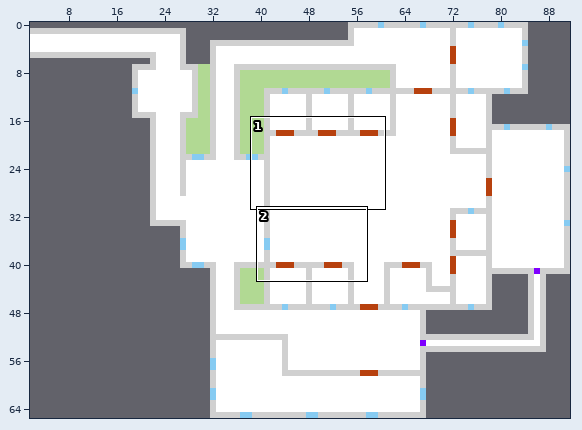
Tiled map: Resources/Levels/Radme/Cal/Blueprints/Castle/Prison internal.tmx. Above: a wide view before the commit, with the close-up outlined.
Close-up. Earlier state:
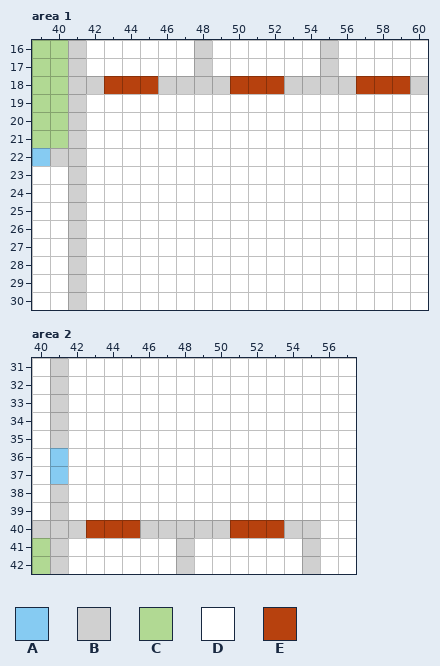
Cells are 32x32 px. Shown: area 1 x 39..60, y 16..30; area 2 x 40..57, y 31..42. The commit also changed other parts of the map, which this record leaves out.
Key: from "Miky Blue Print": A 0 "azure", B 1 "gray", C 2 "green", D 3 "white", E 5 "rust".
_ is an empty cell.
Layer "Livello tile 1" before, area 1, first column x 39:
16 CCBDDDDDDBDDDDDDBDDDDD
17 CCBDDDDDDBDDDDDDBDDDDD
18 CCBBEEEBBBBEEEBBBBEEEB
19 CCBDDDDDDDDDDDDDDDDDDD
20 CCBDDDDDDDDDDDDDDDDDDD
21 CCBDDDDDDDDDDDDDDDDDDD
22 ABBDDDDDDDDDDDDDDDDDDD
23 DDBDDDDDDDDDDDDDDDDDDD
24 DDBDDDDDDDDDDDDDDDDDDD
25 DDBDDDDDDDDDDDDDDDDDDD
26 DDBDDDDDDDDDDDDDDDDDDD
27 DDBDDDDDDDDDDDDDDDDDDD
28 DDBDDDDDDDDDDDDDDDDDDD
29 DDBDDDDDDDDDDDDDDDDDDD
30 DDBDDDDDDDDDDDDDDDDDDD
Layer "Livello tile 1" before, area 2, first column x 40:
31 DBDDDDDDDDDDDDDDDD
32 DBDDDDDDDDDDDDDDDD
33 DBDDDDDDDDDDDDDDDD
34 DBDDDDDDDDDDDDDDDD
35 DBDDDDDDDDDDDDDDDD
36 DADDDDDDDDDDDDDDDD
37 DADDDDDDDDDDDDDDDD
38 DBDDDDDDDDDDDDDDDD
39 DBDDDDDDDDDDDDDDDD
40 BBBEEEBBBBBEEEBBDD
41 CBDDDDDDBDDDDDDBDD
42 CBDDDDDDBDDDDDDBDD
And afterwards:
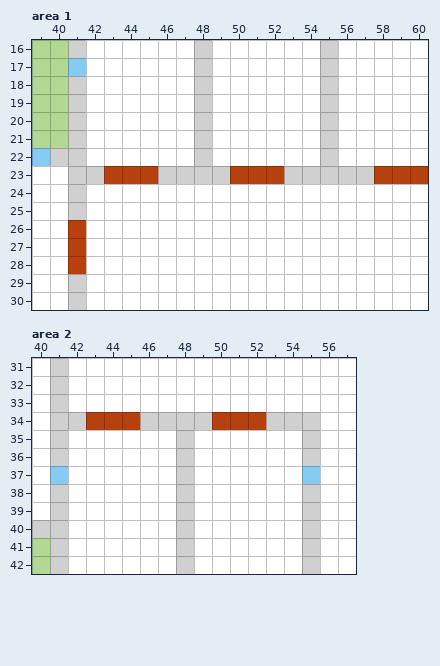
What changed:
Layer "Livello tile 1", area 1:
Tile B gives way to tile A in row 17 at x 41.
Tile D gives way to tile B in rows 19 to 22 at x 48 and 55; in row 23 at x 42, 46 to 49 and 53 to 57.
Tile B gives way to tile D in row 18 at x 42, 46 to 47, 49, 53 to 54, 56 and 60.
Tile E gives way to tile D in row 18 at x 43 to 45, 50 to 52 and 57 to 59.
Tile B gives way to tile E in rows 26 to 28 at x 41.
Tile D gives way to tile E in row 23 at x 43 to 45, 50 to 52 and 58 to 60.
Layer "Livello tile 1", area 2:
Tile D gives way to tile A in row 37 at x 55.
Tile A gives way to tile B in row 36 at x 41.
Tile D gives way to tile B in row 34 at x 42, 46 to 49 and 53 to 55; in rows 35 to 36 at x 48 and 55; in row 37 at x 48; in rows 38 to 39 at x 48 and 55.
Tile B gives way to tile D in row 40 at x 42, 46 to 47, 49 to 50 and 54.
Tile E gives way to tile D in row 40 at x 43 to 45 and 51 to 53.
Tile D gives way to tile E in row 34 at x 43 to 45 and 50 to 52.
Pixel boxes of the changes (left, top, right, bottom) in both close-ups:
changed: (68, 58, 428, 184)
changed: (68, 220, 86, 274)
changed: (68, 412, 320, 538)
changed: (50, 448, 68, 466)
